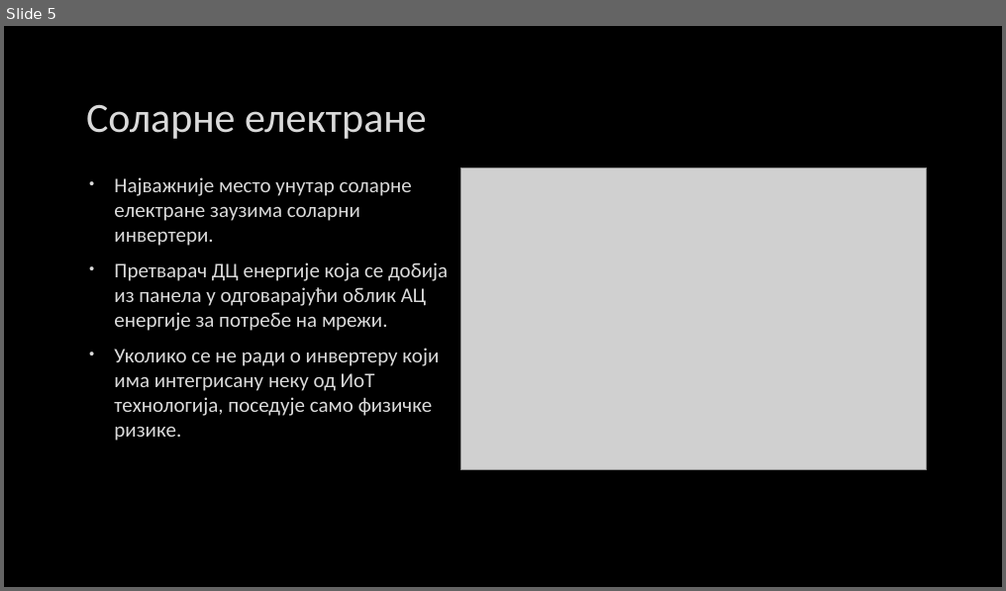
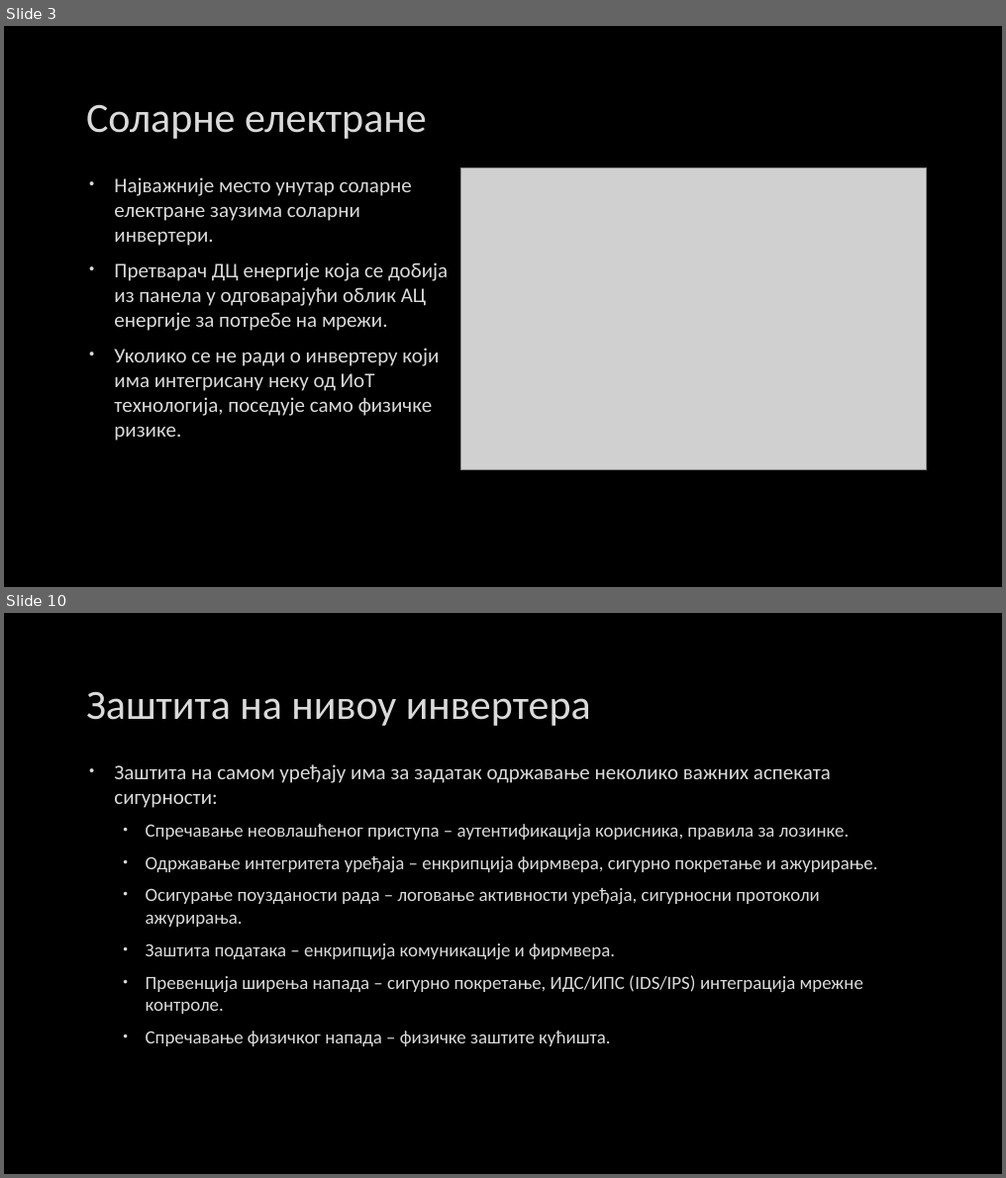
Before and after one commit to Vukasin211/Diplomski-rad, a slide deck: Сајбер безбедност соларних инвертера.pptx. Shown one above the other, each under a label of ours: slide 5 before the commit, slides 3 and 10 after it; the slides between them are not shown. The pictures are 1006x591 and 1006x1178 pixels, drawn with LibreOffice and Linux fonts; fonts in the diff are those of the drawing; grey boxes stand for pictures; background and template pictures are left out. Boxes give left, top, right and bottom in pixels: in the first picture for what was removed or moved away, otherwise in the second. Text is boxed around its words. In the diff, an @@ line names an element or a change of style, - is before the commit and + after.

```diff
--- a/Сајбер безбедност соларних инвертера.pptx
+++ b/Сајбер безбедност соларних инвертера.pptx
@@ slide 10 added at (4,613,1002,1174), background picture (left out) @@
@@ title added at (86,691,591,726), 40 pt, text #DADADA @@
+Заштита на нивоу инвертера
@@ text added at (114,764,877,1047), 18 pt, text #DADADA @@
+• Заштита на самом уређају има за задатак одржавање неколико важних аспеката сигурности:
+  • Спречавање неовлашћеног приступа – аутентификација корисника, правила за лозинке.
+  • Одржавање интегритета уређаја – енкрипција фирмвера, сигурно покретање и ажурирање.
+  • Осигурање поузданости рада – логовање активности уређаја, сигурносни протоколи ажурирања.
+  • Заштита података – енкрипција комуникације и фирмвера.
+  • Превенција ширења напада – сигурно покретање, ИДС/ИПС (IDS/IPS) интеграција мрежне контроле.
+  • Спречавање физичког напада – физичке заштите кућишта.
@@ what was slide 5 is now slide 3 @@
```
Also in this commit, not shown: 4 slides changed, 20 other slides added, 10 slides removed, 20 other files.
